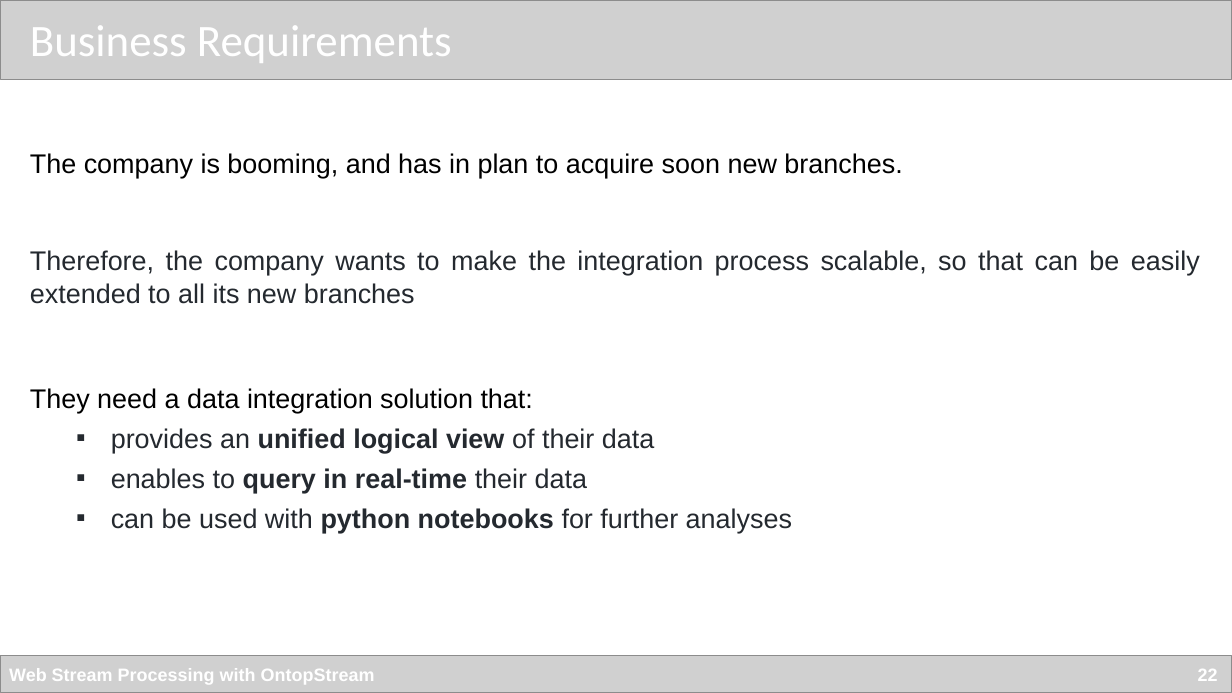
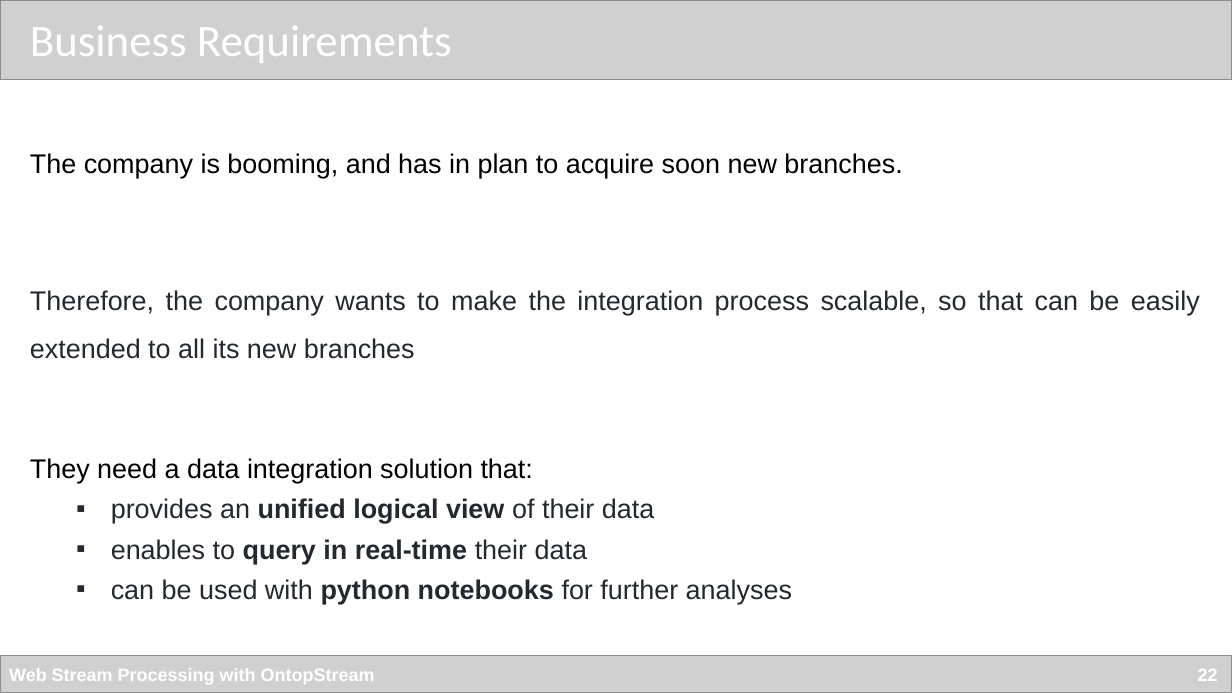
Before and after one commit to chimera-suite/OntopStream-TheWebConf2022Tutorial, a slide deck: slide 22 of Tutorial_WebConf.pptx. Drawn at 1232x693 pixels with LibreOffice and Linux fonts; fonts in the diff are those of the drawing; grey boxes stand for pictures. Boxes give left, top, right and bottom in pixels: in the first picture for what was removed or moved away, otherwise in the second. Text is boxed around its words. In the diff, an @@ line names an element or a change of style, - is before the commit and + after.

```diff
--- a/Tutorial_WebConf.pptx
+++ b/Tutorial_WebConf.pptx
@@ text at (x1=30, y1=153, x2=1200, y2=359): more space between paragraphs; line spacing 1 to 1.5 @@
```
Also in this commit, not shown: 2 other slides changed, 1 other file.
